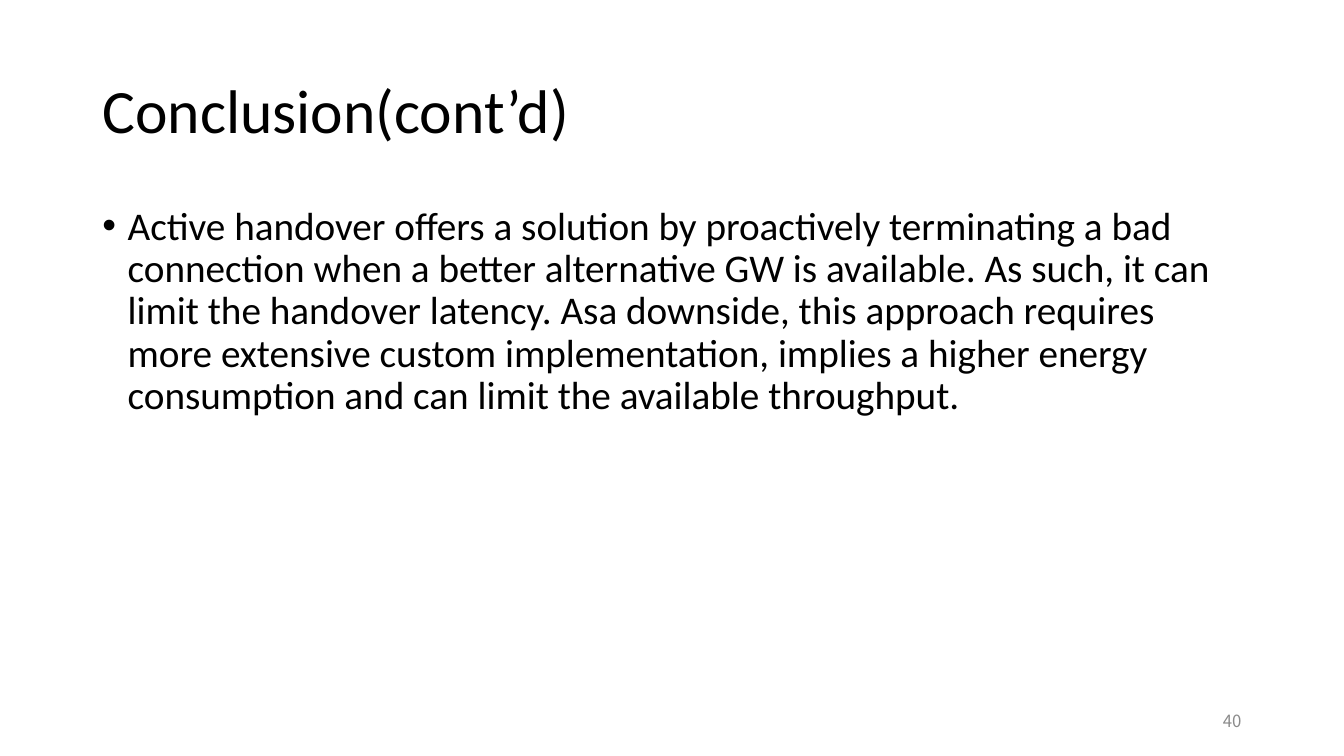
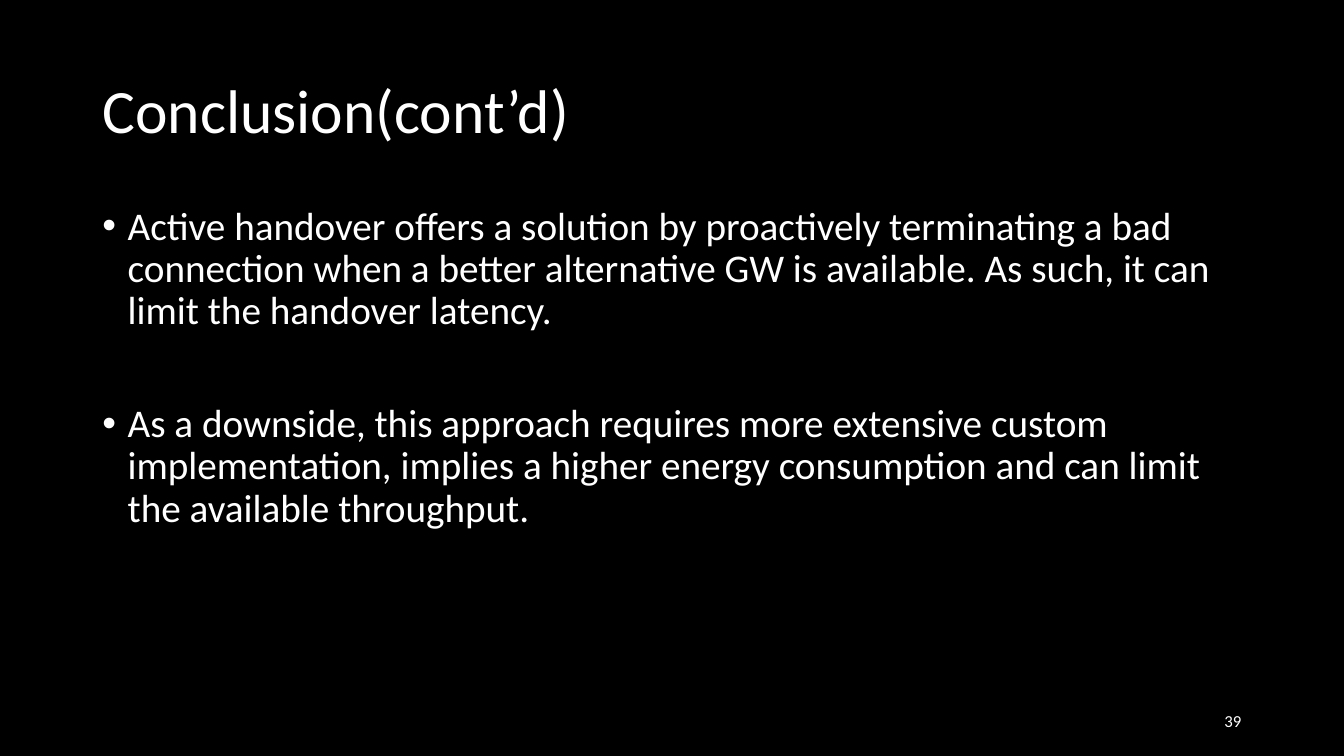
Before and after one commit to EKOISMYLOVE/NTUT_GM_PPT, a slide deck: slide 39 of A BLE-based multi-gateway network infrastructure with handover support for mobile BLE peripherals.pptx (slide 40 before the commit). Drawn at 1344x756 pixels with LibreOffice and Linux fonts; fonts in the diff are those of the drawing. Boxes give left, top, right and bottom in pixels: in the first picture for what was removed or moved away, otherwise in the second. Text is boxed around its words. In the diff, an @@ line names an element or a change of style, - is before the commit and + after.

```diff
--- a/A BLE-based multi-gateway network infrastructure with handover support for mobile BLE peripherals.pptx
+++ b/A BLE-based multi-gateway network infrastructure with handover support for mobile BLE peripherals.pptx
@@ background #FFFFFF to #000000 @@
@@ title "Conclusion(cont’d)" at [102,88,568,142]: text colour #000000 to #FFFFFF @@
@@ text at [128,212,1210,529]: text changed; text colour #000000 to #FFFFFF @@
-• Active handover offers a solution by proactively terminating a bad connection when a better alternative GW is available. As such, it can limit the handover latency. Asa downside, this approach requires more extensive custom implementation, implies a higher energy consumption and can limit the available throughput.
+• Active handover offers a solution by proactively terminating a bad connection when a better alternative GW is available. As such, it can limit the handover latency.
+• As a downside, this approach requires more extensive custom implementation, implies a higher energy consumption and can limit the available throughput.
@@ page number at [1224,716,1241,727]: text changed; font Noto Sans CJK TC to Calibri; text colour #8C8C8C to #FFFFFF @@
-40
+39
```
Also in this commit, not shown: 37 other slides changed, 2 slides added, 3 slides removed.
